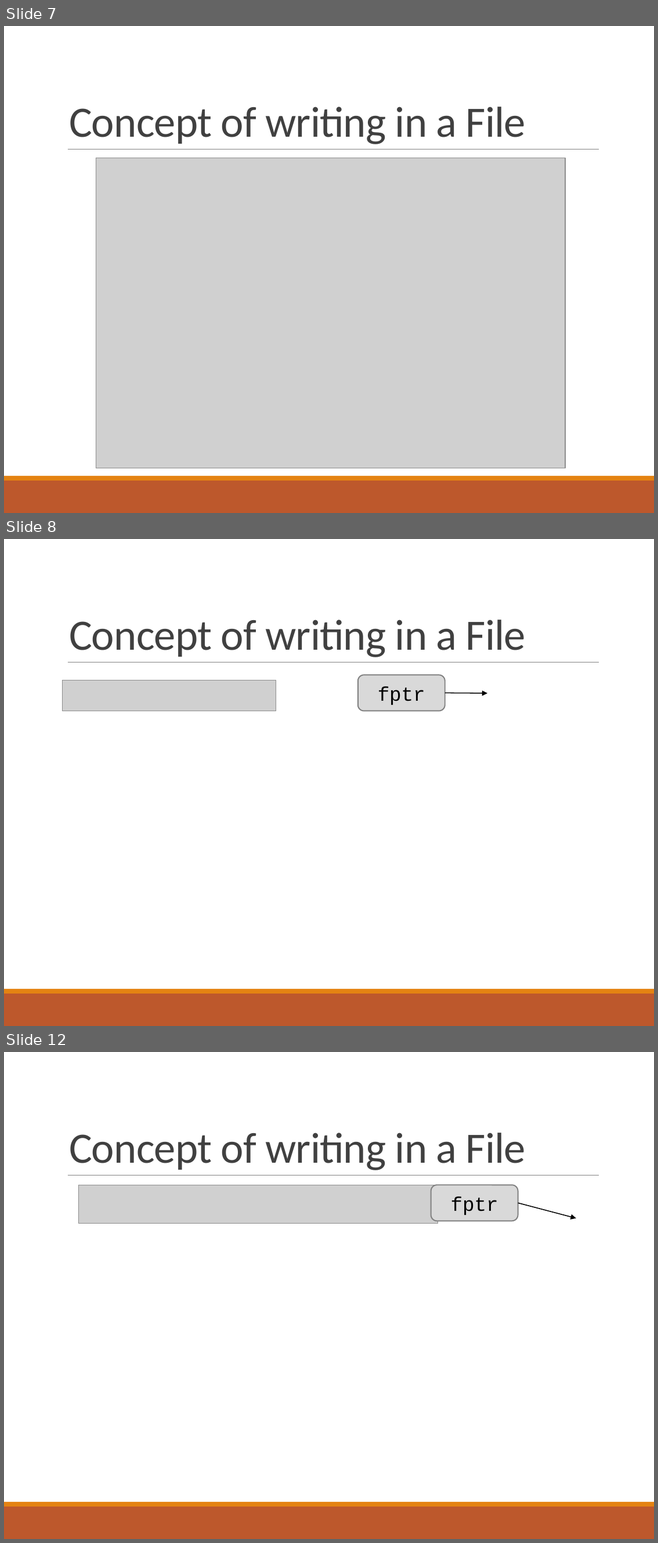
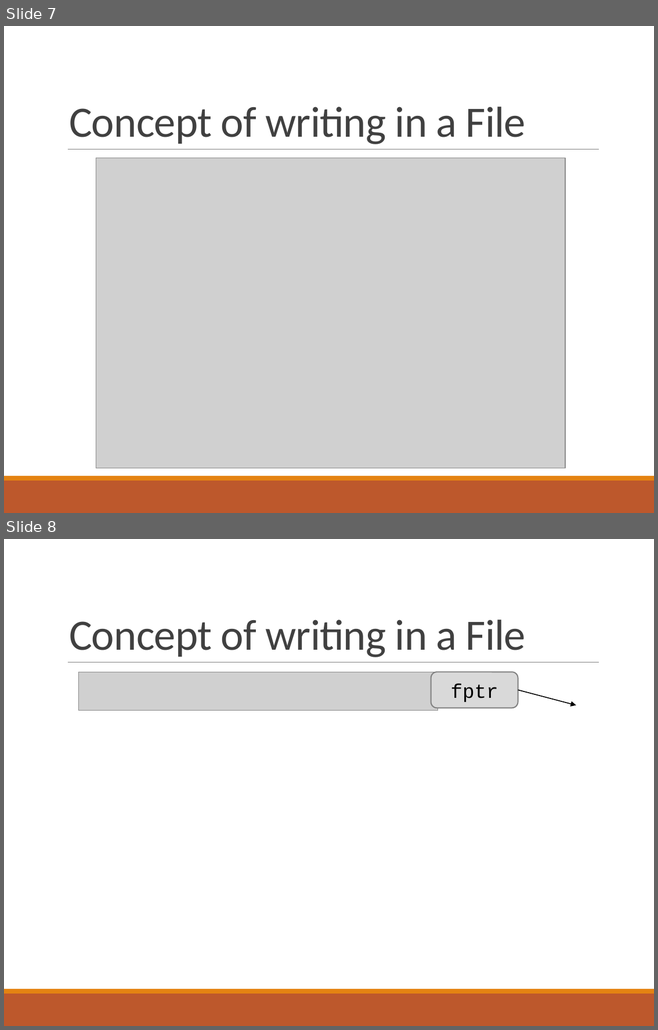
Before and after one commit to jakariamd/jakariamd.github.io, a slide deck: files/CSE291MIST/slides/16.pptx. Shown one above the other, each under a label of ours: slides 7, 8 and 12 before the commit, slides 7 and 8 after it; the slides between them are not shown. The pictures are 658x1543 and 658x1030 pixels, drawn with LibreOffice and Linux fonts; fonts in the diff are those of the drawing; grey boxes stand for pictures. Boxes give left, top, right and bottom in pixels: in the first picture for what was removed or moved away, otherwise in the second. Text is boxed around its words. In the diff, an @@ line names an element or a change of style, - is before the commit and + after.

```diff
--- a/files/CSE291MIST/slides/16.pptx
+++ b/files/CSE291MIST/slides/16.pptx
@@ slide 8 removed at (4, 539, 654, 1026), background #FFFFFF; not listed: 3 template elements that a slide beside it also shows @@
@@ title removed at (69, 620, 525, 657) @@
-Concept of writing in a File
@@ rounded rectangle removed at (358, 675, 445, 711) @@
-fptr
@@ picture removed at (63, 680, 276, 711) @@
@@ arrow removed from (444, 693) to (487, 694) @@
@@ what was slide 12 is now slide 8 @@
```
Also in this commit, not shown: 3 other slides removed.
